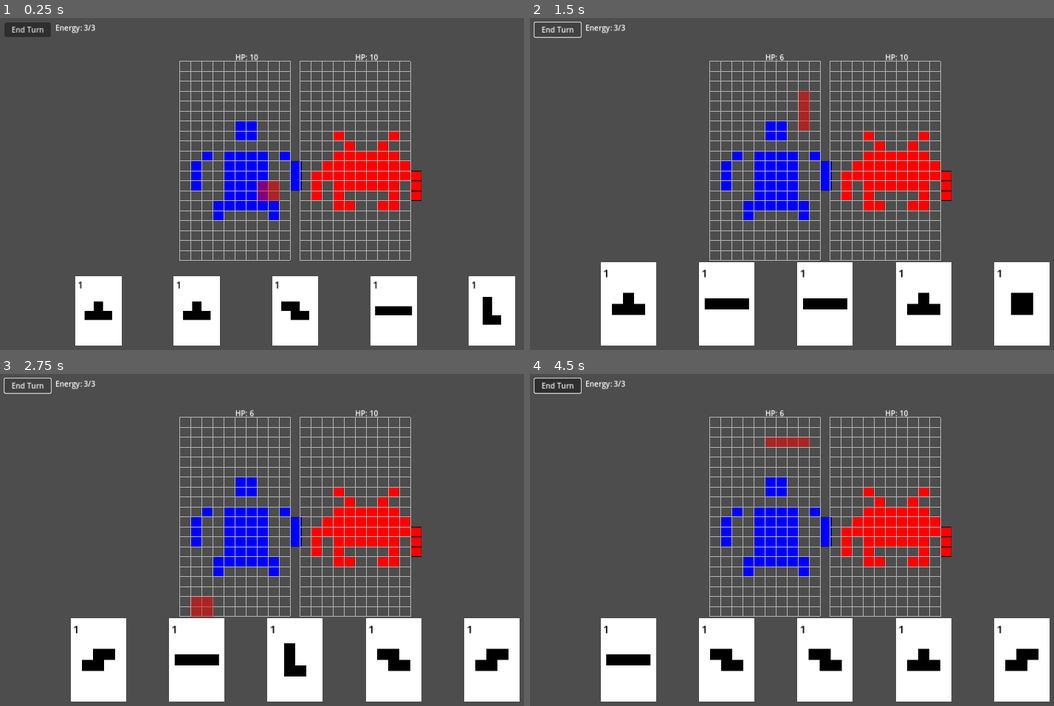
Above: before the commit, frames 1-4 (two rows, left to right).
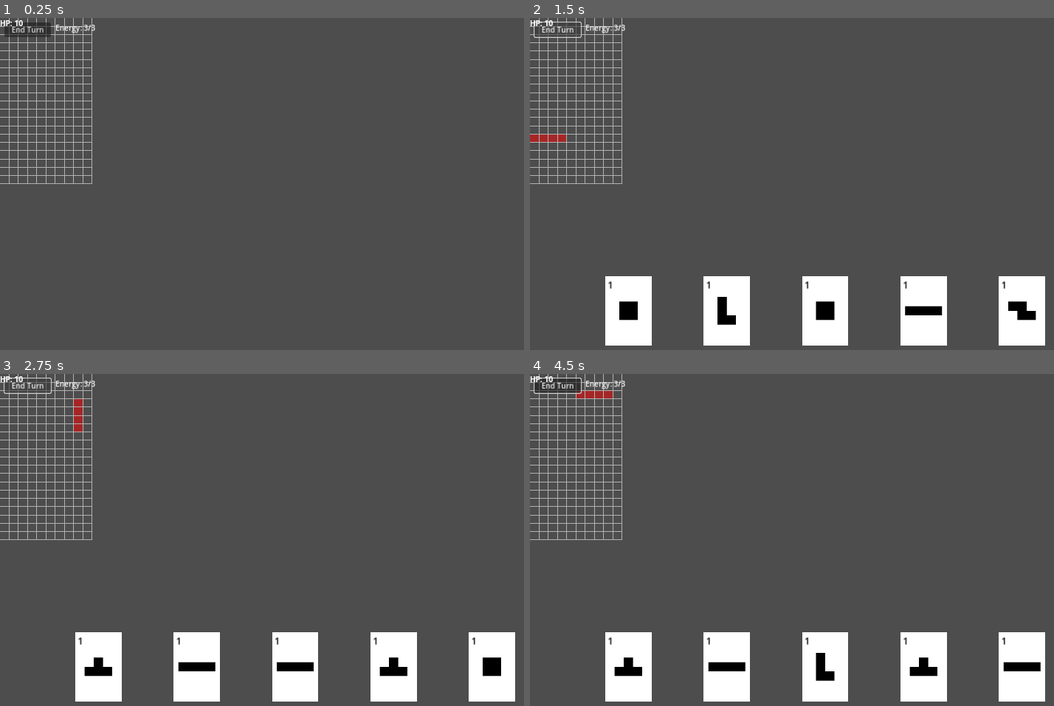
Above: after the commit, the same moments.

Repository: dBinet/SquirrelAttack
Game: Godot game, scene res://scenes/Main.tscn
Two runs of this game, one before a commit and one after it. Both use one fixed random seed, a clock stepped at 60 frames per second and the inputs below.
Inputs (mouse positions are in pixels of both pictures, inside the frame that each line leads up to):
- Up to frame 1 (0.25 s): no input
- Up to frame 2 (1.5 s): click "End Turn" at 0.5 s; click "End Turn" at 1.25 s
- Up to frame 3 (2.75 s): click "End Turn" at 2 s
- Up to frame 4 (4.5 s): tap Enter at 2.75, 4.25 s; move the mouse to (954, 523) at 2.77 s; click (954, 523) at 2.92 s; tap Space at 3.5 s; drag from (708, 556) to (797, 606) at 3.52 s; move the mouse to (886, 466) at 4.27 s; click (886, 466) at 4.42 s

The runs differ from the first frame. In frame 1, 19% of the frame differs, in the area x 0-99%, y 0-99%; in frame 2, 16%; in frame 3, 16%; in frame 4, 16%.
Error after the commit: Parse Error: Cannot infer the type of "grid_val" variable because the value doesn't have a set type. (res://scripts/CharacterData.gd:324)

Commit message:
Add grid index support for characters

Diff:
--- a/data/characters.json
+++ b/data/characters.json
@@ -1,6 +1,7 @@
 {
   "alien": {
     "size": 50,
+    "grid": "right",
     "base_color": [
       0,
       0,
@@ -294,6 +295,7 @@
   },
   "mech": {
     "size": 50,
+    "grid": "left",
     "base_color": [
       0,
       0,
--- a/scripts/CharacterData.gd
+++ b/scripts/CharacterData.gd
@@ -315,6 +315,23 @@
         return _characters[name]
     return {}
 
+# Returns the grid index for a character. Recognizes string values "left" and
+# "right" or an integer index. Returns -1 if unspecified.
+static func get_grid_index(name: String) -> int:
+    _load_data()
+    if not _characters.has(name):
+        return -1
+    var grid_val := _characters[name].get("grid", -1)
+    if typeof(grid_val) == TYPE_STRING:
+        var lower := String(grid_val).to_lower()
+        if lower == "left":
+            return 0
+        elif lower == "right":
+            return 1
+    elif typeof(grid_val) == TYPE_INT:
+        return int(grid_val)
+    return -1
+
 # Returns a dictionary mapping group names to arrays of shape dictionaries for
 # the given character. If the shapes are not organized by group, the returned
 # dictionary contains a single entry with an empty string as the key.
--- a/scripts/Main.gd
+++ b/scripts/Main.gd
@@ -18,6 +18,8 @@
 # Sprite placeholders for an alien and a mech that appear behind the grids
 var _alien_sprite: Sprite2D
 var _mech_sprite: Sprite2D
+var _alien_grid_idx: int = 1
+var _mech_grid_idx: int = 0
 
 const CHARACTER_DATA = preload("res://scripts/CharacterData.gd")
 
@@ -68,11 +70,19 @@
     _alien_sprite.centered = true
     add_child(_alien_sprite)
 
+    _alien_grid_idx = CHARACTER_DATA.get_grid_index("alien")
+    if _alien_grid_idx < 0:
+        _alien_grid_idx = 1
+
     _mech_sprite = Sprite2D.new()
     _mech_sprite.texture = CHARACTER_DATA.get_texture("mech")
     _mech_sprite.z_index = -1
     _mech_sprite.centered = true
     add_child(_mech_sprite)
+
+    _mech_grid_idx = CHARACTER_DATA.get_grid_index("mech")
+    if _mech_grid_idx < 0:
+        _mech_grid_idx = 0
 
     _add_random_cards()
 
@@ -157,9 +167,9 @@
         return
     var attack: Array[Vector2i] = ATTACK_DATA.get_random_attack()
     if attack.is_empty():
-        _grids[0].highlight_random_cells(HAZARDS_PER_ROUND)
+        _grids[_mech_grid_idx].highlight_random_cells(HAZARDS_PER_ROUND)
     else:
-        _grids[0].highlight_attack(attack)
+        _grids[_mech_grid_idx].highlight_attack(attack)
 
 func _apply_danger_damage() -> void:
     if _grids.size() < 2:
@@ -168,10 +178,10 @@
     if _mech_sprite and _mech_sprite.texture:
         var tex_size := _mech_sprite.texture.get_size() * _mech_sprite.scale
         rect = Rect2(_mech_sprite.global_position, tex_size)
-    var dmg := _grids[0].count_uncovered_highlights_in_rect(rect)
+    var dmg := _grids[_mech_grid_idx].count_uncovered_highlights_in_rect(rect)
     _player_health -= dmg
     _update_health_labels()
-    _grids[0].clear_highlights()
+    _grids[_mech_grid_idx].clear_highlights()
 
 func _discard_remaining_cards() -> void:
     for card in _cards:
@@ -215,12 +225,12 @@
     if _grids.size() < 2:
         return
     var grid_width := Grid.COLS * Grid.CELL_SIZE
-    _player_health_label.position = _grids[0].position + Vector2(grid_width / 2, -20)
-    _enemy_health_label.position = _grids[1].position + Vector2(grid_width / 2, -20)
+    _player_health_label.position = _grids[_mech_grid_idx].position + Vector2(grid_width / 2, -20)
+    _enemy_health_label.position = _grids[_alien_grid_idx].position + Vector2(grid_width / 2, -20)
 
 func _apply_damage(grid_idx: int, card: Card) -> void:
     var dmg: int = 0
-    if grid_idx == 1 and _alien_sprite and _alien_sprite.texture:
+    if grid_idx == _alien_grid_idx and _alien_sprite and _alien_sprite.texture:
         var desc: Dictionary = CHARACTER_DATA.get_description("alien")
         var shapes: Array = desc.get("shapes", [])
         var base_size: float = float(desc.get("size", 1))
@@ -260,10 +270,15 @@
         return
     var grid_width: float = Grid.COLS * Grid.CELL_SIZE
     var grid_height: float = Grid.ROWS * Grid.CELL_SIZE * GRID_VERTICAL_SCALE
-    var left_center := _grids[0].position + Vector2(grid_width / 2.0, grid_height / 2.0)
-    var right_center := _grids[1].position + Vector2(grid_width / 2.0, grid_height / 2.0)
-    _mech_sprite.position = left_center
-    _alien_sprite.position = right_center
+    var centers: Array[Vector2] = []
+    for g in _grids:
+        centers.append(g.position + Vector2(grid_width / 2.0, grid_height / 2.0))
+    if _mech_sprite:
+        var idx := clamp(_mech_grid_idx, 0, _grids.size() - 1)
+        _mech_sprite.position = centers[idx]
+    if _alien_sprite:
+        var idx := clamp(_alien_grid_idx, 0, _grids.size() - 1)
+        _alien_sprite.position = centers[idx]
 
 func _shapes_overlap_rect(shapes: Array, top_left: Vector2, ratio: float, scale: Vector2, rect: Rect2) -> bool:
     for s in shapes:
